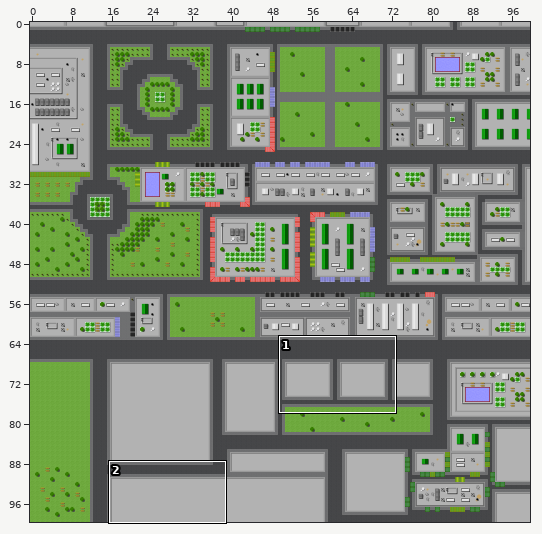
Tiled map: assets/maps/City1.tmx. Above, an overview of the earlier version with the close-up marked.
Close-up. The starting point:
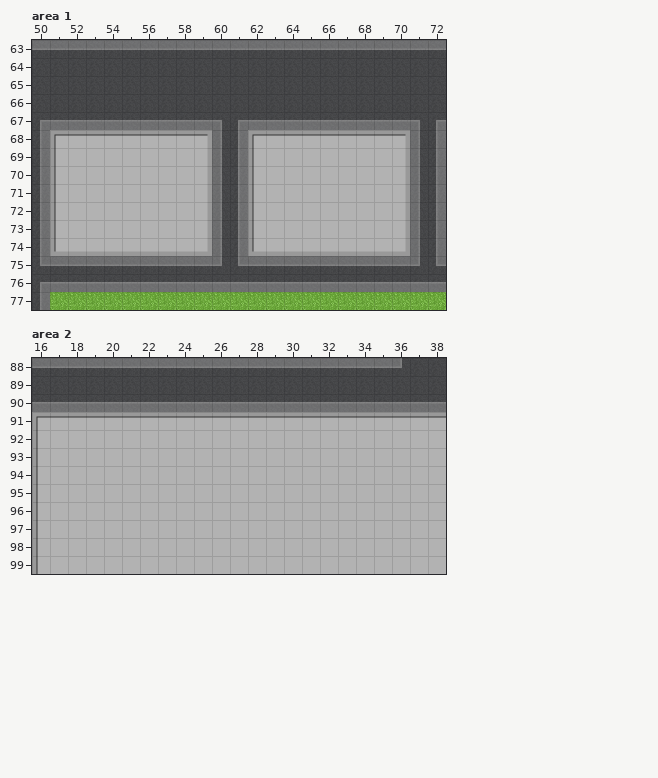
Cells are 32x32 px. Shown: area 1 x 50..72, y 63..77; area 2 x 16..38, y 88..99. The commit also changed other parts of the map, which this record leaves out.
The result:
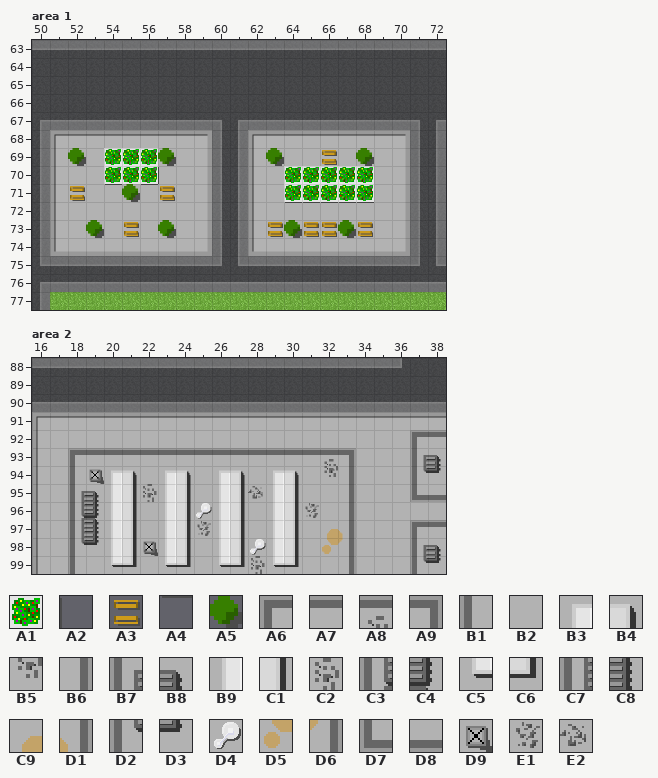
Key: from "Awnings": A1 4, A2 5, A3 10, A4 12, A5 18; from "Building1": A6 0, A7 1, A8 6, A9 7, B1 8, B2 9, B3 10, B4 11, B5 14, B6 15, B7 16, B8 17, B9 18, C1 19, C2 22, C3 24, C4 25, C5 26, C6 27, C7 32, C8 33, C9 38, D1 39, D2 40, D3 41, D4 44, D5 46, D6 47, D7 56, D8 57; from "Building2": D9 49, E1 53, E2 54.
__ is an empty cell.
The exact change:
Layer "Decoration", area 1:
y 69: x 52 __ -> A5; x 54..57 __ __ __ __ -> A1 A1 A1 A5; x 63 __ -> A5; x 66 __ -> A3; x 68 __ -> A5
y 70: x 54..57 __ __ __ __ -> A1 A1 A1 A2; x 64..68 __ __ __ __ __ -> A1 A1 A1 A1 A1
y 71: x 52 __ -> A3; x 54..57 __ __ __ __ -> A4 A5 A4 A3; x 64..68 __ __ __ __ __ -> A1 A1 A1 A1 A1
y 72: x 64..68 __ __ __ __ __ -> A4 A4 A4 A4 A4
y 73: x 53 __ -> A5; x 55 __ -> A3; x 57 __ -> A5; x 63..68 __ __ __ __ __ __ -> A3 A5 A3 A3 A5 A3
Layer "Buildings", area 2:
y 92: x 37..38 B2 B2 -> A6 A7
y 93: x 18..33 B2 B2 B2 B2 B2 B2 B2 B2 B2 B2 B2 B2 B2 B2 B2 B2 -> A6 A7 A7 A7 A7 A7 A7 A7 A7 A7 A7 A7 A7 A7 A8 A9; x 37..38 B2 B2 -> B7 B8
y 94: x 18..21 B2 B2 B2 B2 -> B1 D9 B3 B4; x 23..24 B2 B2 -> B3 B4; x 26..27 B2 B2 -> B3 B4; x 29..30 B2 B2 -> B3 B4; x 32..33 B2 B2 -> B5 B6; x 37..38 B2 B2 -> D2 D3
y 95: x 18..24 B2 B2 B2 B2 B2 B2 B2 -> B7 B8 B9 C1 C2 B9 C1; x 26..30 B2 B2 B2 B2 B2 -> B9 C1 E2 B9 C1; x 33 B2 -> B6; x 37..38 B2 B2 -> D7 D8
y 96: x 18..21 B2 B2 B2 B2 -> C3 C4 B9 C1; x 23..27 B2 B2 B2 B2 B2 -> B9 C1 D4 B9 C1; x 29..31 B2 B2 B2 -> B9 C1 E1; x 33 B2 -> B6
y 97: x 18..21 B2 B2 B2 B2 -> C7 C8 B9 C1; x 23..27 B2 B2 B2 B2 B2 -> B9 C1 E1 B9 C1; x 29..30 B2 B2 -> B9 C1; x 32..33 B2 B2 -> C9 D1; x 37..38 B2 B2 -> A6 A7
y 98: x 18..24 B2 B2 B2 B2 B2 B2 B2 -> D2 D3 B9 C1 D9 B9 C1; x 26..30 B2 B2 B2 B2 B2 -> B9 C1 D4 B9 C1; x 32..33 B2 B2 -> D5 D6; x 37..38 B2 B2 -> B7 B8
y 99: x 18 B2 -> B1; x 20..21 B2 B2 -> C5 C6; x 23..24 B2 B2 -> C5 C6; x 26..30 B2 B2 B2 B2 B2 -> C5 C6 C2 C5 C6; x 33 B2 -> B6; x 37..38 B2 B2 -> D2 D3
